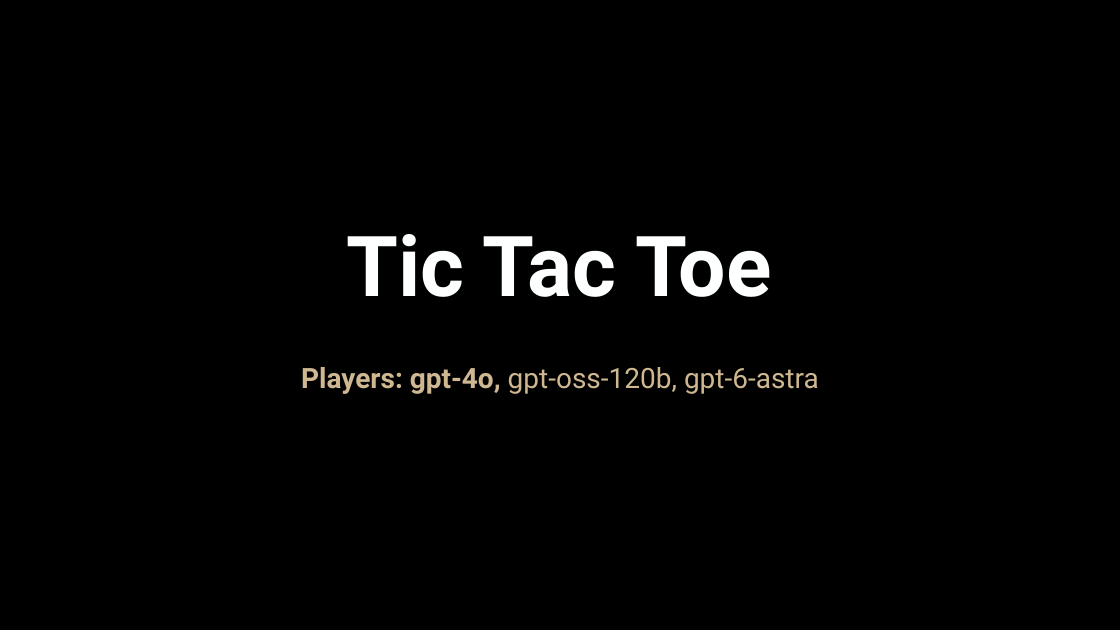
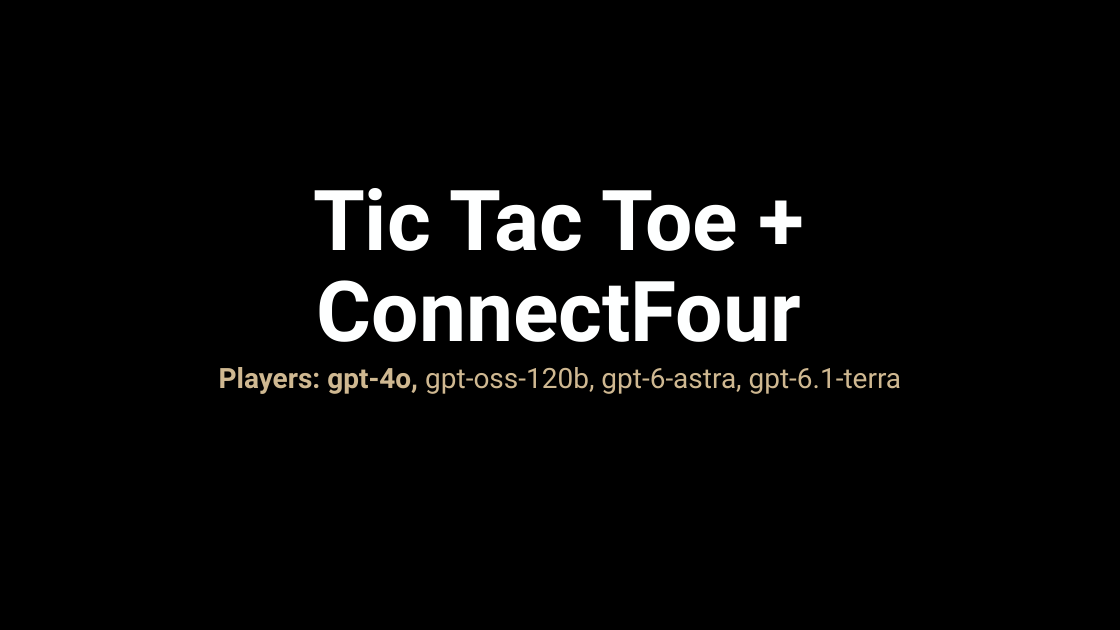
Before and after one commit to Brook-nimuit/AI_HALLUCINATION_CASCADE, a slide deck: slide 15 of PurdueUniversity-Presentation-Template-Widescreen-BrandFonts-2026.pptx/PurdueUniversity-Presentation-Template-Widescreen-BrandFonts-2026.pptx (slide 14 before the commit). Drawn at 1120x630 pixels with LibreOffice and Linux fonts; fonts in the diff are those of the drawing; background and template pictures are left out. Boxes give left, top, right and bottom in pixels: in the first picture for what was removed or moved away, otherwise in the second. Text is boxed around its words. In the diff, an @@ line names an element or a change of style, - is before the commit and + after.

```diff
--- a/PurdueUniversity-Presentation-Template-Widescreen-BrandFonts-2026.pptx/PurdueUniversity-Presentation-Template-Widescreen-BrandFonts-2026.pptx
+++ b/PurdueUniversity-Presentation-Template-Widescreen-BrandFonts-2026.pptx/PurdueUniversity-Presentation-Template-Widescreen-BrandFonts-2026.pptx
@@ title at (313, 188, 801, 342): text changed @@
-Tic Tac Toe
+Tic Tac Toe + ConnectFour
@@ text at (219, 367, 902, 394): text changed @@
-Players: gpt-4o, gpt-oss-120b, gpt-6-astra
+Players: gpt-4o, gpt-oss-120b, gpt-6-astra, gpt-6.1-terra
```
Also in this commit, not shown: 9 other slides changed, 8 slides added, 24 slides removed, 16 other files.
